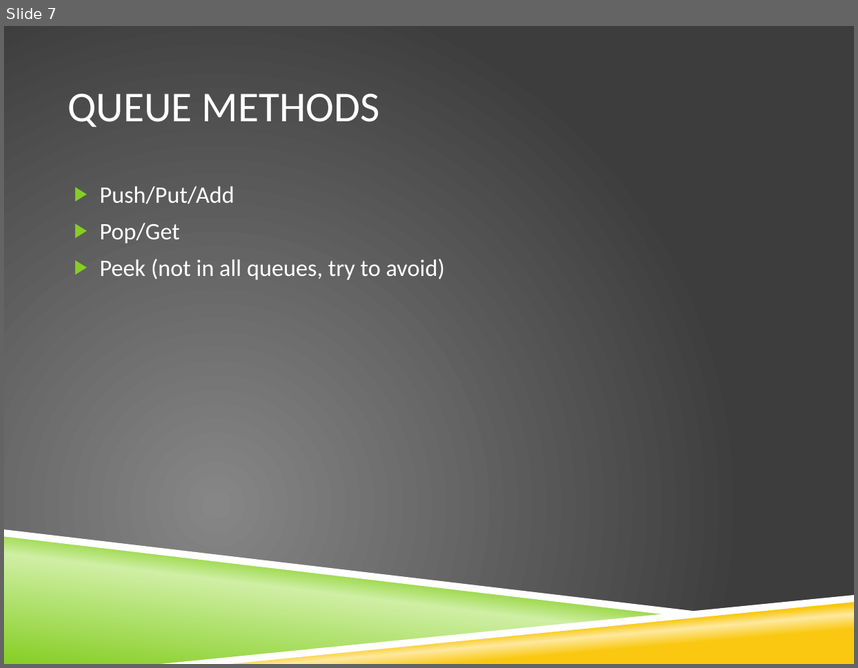
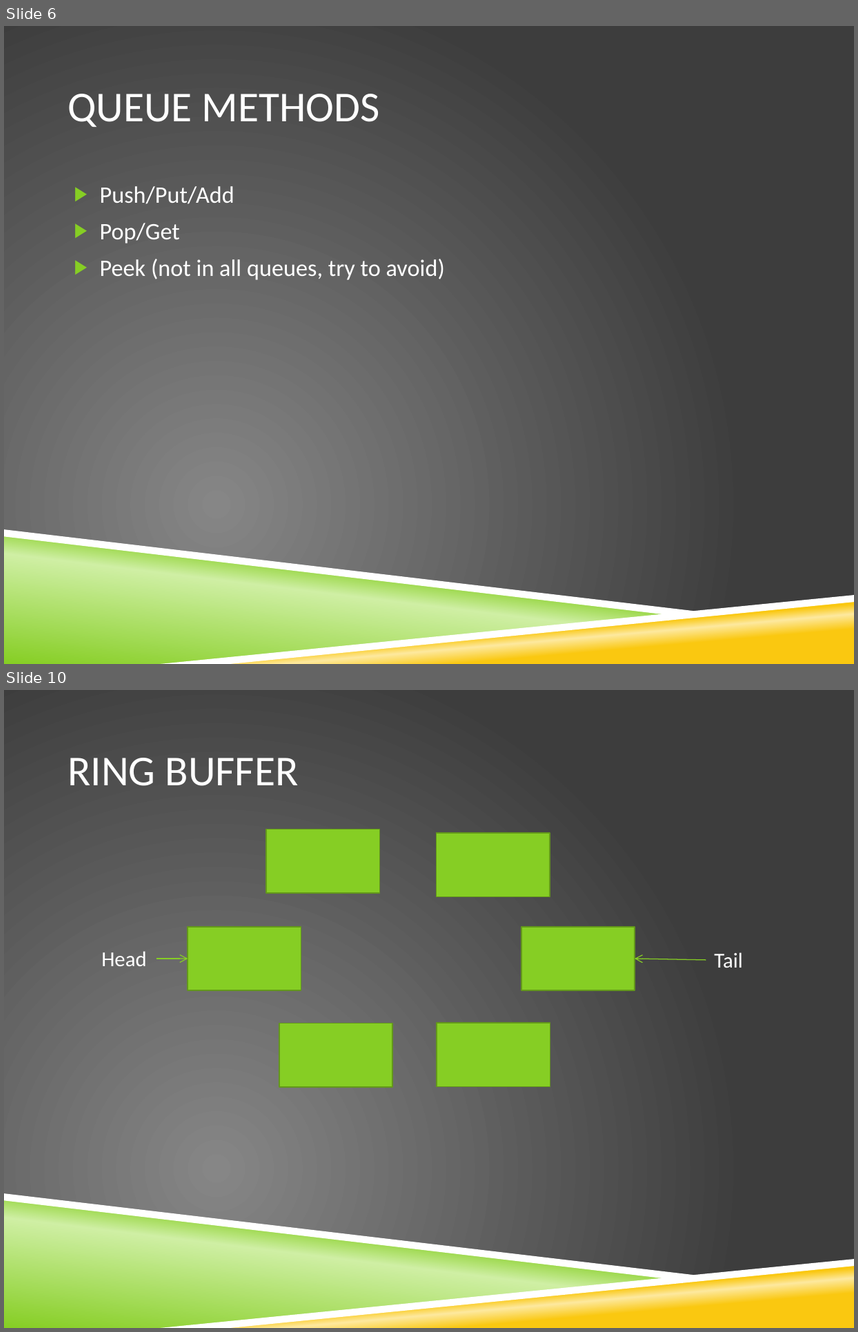
Before and after one commit to stimms/Queues, a slide deck: Queues and message based architecture.pptx. Shown one above the other, each under a label of ours: slide 7 before the commit, slides 6 and 10 after it; the slides between them are not shown. The pictures are 858x668 and 858x1332 pixels, drawn with LibreOffice and Linux fonts; fonts in the diff are those of the drawing; background and template pictures are left out. Boxes give left, top, right and bottom in pixels: in the first picture for what was removed or moved away, otherwise in the second. Text is boxed around its words. In the diff, an @@ line names an element or a change of style, - is before the commit and + after.

Commit message:
updating slides with buffers

```diff
--- a/Queues and message based architecture.pptx
+++ b/Queues and message based architecture.pptx
@@ slide 10 added at (x1=4, y1=690, x2=854, y2=1328), background picture (left out); not listed: 4 template elements that a slide beside it also shows @@
@@ title added at (x1=67, y1=758, x2=299, y2=786), 36 pt, text #FFFFFF @@
+RING BUFFER
@@ rectangle added at (x1=267, y1=829, x2=380, y2=893), fill #86CE24, outline #63981B 1 pt @@
@@ rectangle added at (x1=437, y1=833, x2=550, y2=896), fill #86CE24, outline #63981B 1 pt @@
@@ rectangle added at (x1=188, y1=926, x2=301, y2=990), fill #86CE24, outline #63981B 1 pt @@
@@ rectangle added at (x1=522, y1=926, x2=635, y2=990), fill #86CE24, outline #63981B 1 pt @@
@@ text added at (x1=101, y1=951, x2=146, y2=966), 18 pt, text #FFFFFF @@
+Head
@@ arrow added from (156, 958) to (188, 958), #86CE24 0.75 pt @@
@@ arrow added from (706, 960) to (635, 958), #86CE24 0.75 pt @@
@@ text added at (x1=714, y1=952, x2=742, y2=967), 18 pt, text #FFFFFF @@
+Tail
@@ rectangle added at (x1=279, y1=1023, x2=392, y2=1087), fill #86CE24, outline #63981B 1 pt @@
@@ rectangle added at (x1=437, y1=1023, x2=550, y2=1086), fill #86CE24, outline #63981B 1 pt @@
@@ what was slide 7 is now slide 6 @@
```
Also in this commit, not shown: 1 slide changed, 6 other slides added, 1 other file.
